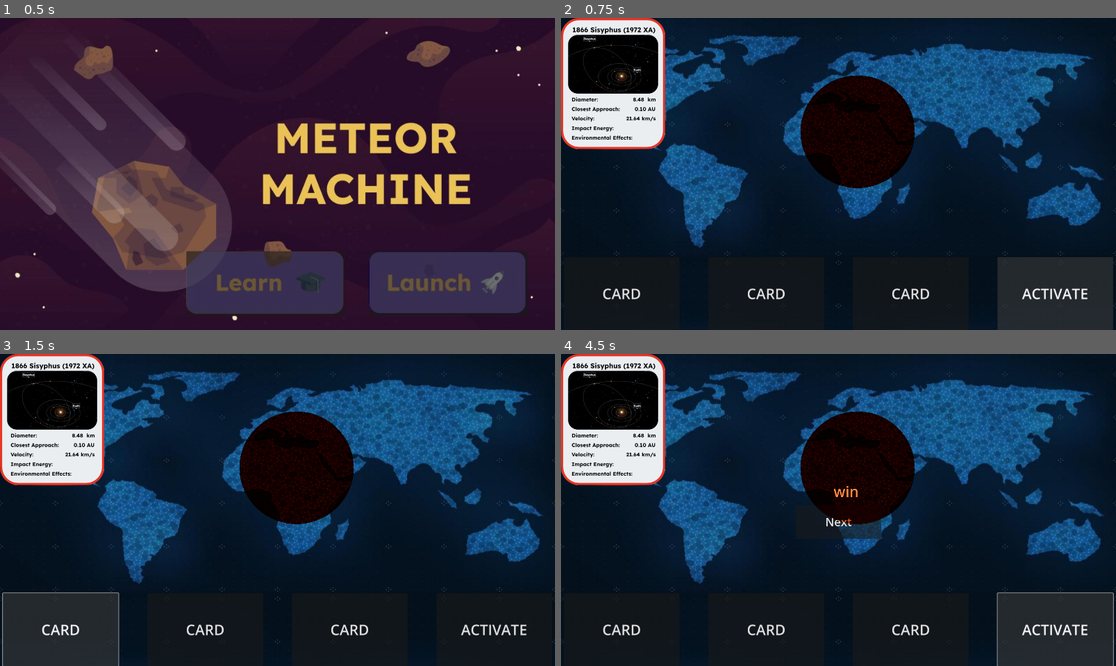
Above: before the commit, frames 1-4 (two rows, left to right).
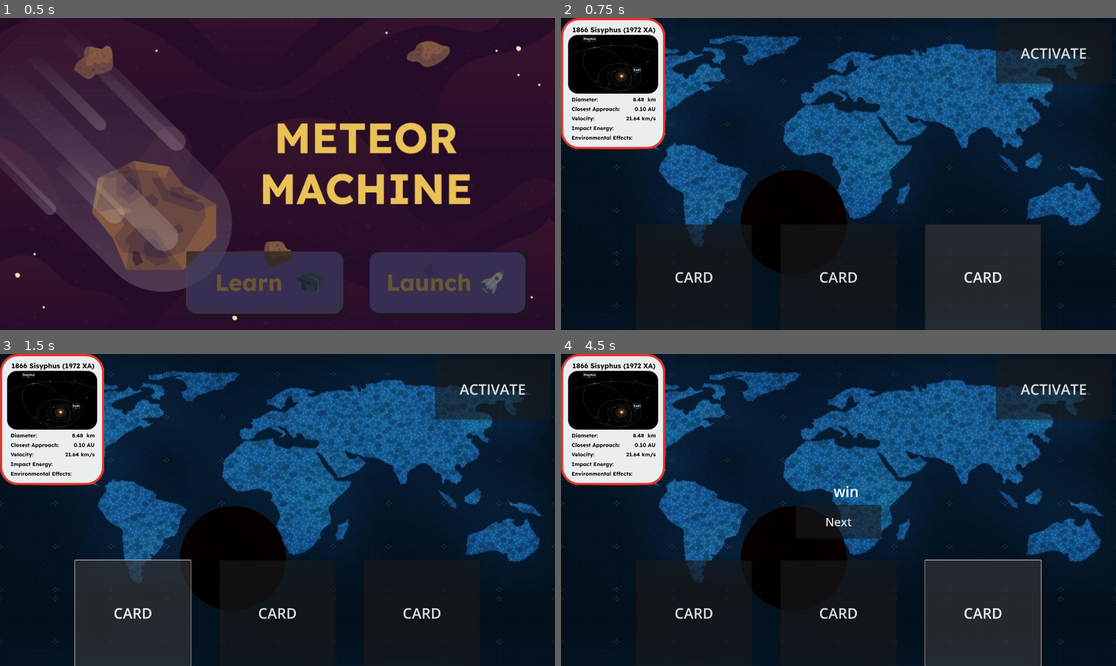
Above: after the commit, the same moments.

Repository: ian2102/Meteor-Machine
Game: Godot game, scene res://Scenes/app.tscn
Two runs of this game, one before a commit and one after it. Both use one fixed random seed, a clock stepped at 60 frames per second and the inputs below.
Inputs (mouse positions are in pixels of both pictures, inside the frame that each line leads up to):
- Up to frame 1 (0.5 s): no input
- Up to frame 2 (0.75 s): click (1010, 283) at 0.5 s
- Up to frame 3 (1.5 s): click "CARD" at 1.25 s
- Up to frame 4 (4.5 s): click "CARD" at 2 s; click "CARD" at 2.75 s; click "ACTIVATE" at 3.5 s; click (1010, 619) at 4.25 s

Frame 1 is identical in both runs. In frame 2, 18% of the frame differs, in the area x 7-100%, y 5-100%; in frame 3, 18%, in the area x 0-96%, y 5-100%; in frame 4, 18%.

Commit message:
Added card loading

Diff:
--- a/Scenes/launch.tscn
+++ b/Scenes/launch.tscn
@@ -2,7 +2,7 @@
 
 [ext_resource type="Script" uid="uid://b5bjbjh4lk774" path="res://Scripts/launch.gd" id="1_jw84x"]
 [ext_resource type="Texture2D" uid="uid://do1rjn4m5glov" path="res://Assets/LaunchMap.jpg" id="2_nrqhf"]
-[ext_resource type="Texture2D" uid="uid://cvpgqgx1r3n34" path="res://Assets/cards/1.png" id="3_y0xra"]
+[ext_resource type="Texture2D" uid="uid://cvpgqgx1r3n34" path="res://Assets/cards/asteroids/1_red.png" id="3_y0xra"]
 [ext_resource type="PackedScene" uid="uid://dmk1cg1yljy5r" path="res://Scenes/hit_marker.tscn" id="4_y0xra"]
 
 [node name="Launch" type="Control"]
@@ -35,6 +35,13 @@
 grow_horizontal = 2
 grow_vertical = 2
 texture = ExtResource("2_nrqhf")
+
+[node name="HitMarker" parent="." instance=ExtResource("4_y0xra")]
+layout_mode = 1
+offset_left = 661.0
+offset_top = 192.0
+offset_right = -259.0
+offset_bottom = 112.0
 
 [node name="AsteroidCard" type="TextureRect" parent="."]
 layout_mode = 1
@@ -86,7 +93,7 @@
 anchor_top = 1.0
 anchor_right = 1.0
 anchor_bottom = 1.0
-offset_top = -252.0
+offset_top = -366.0
 grow_horizontal = 2
 grow_vertical = 0
 theme_override_constants/separation = 100
@@ -113,23 +120,20 @@
 theme_override_font_sizes/font_size = 50
 text = "CARD"
 
-[node name="Activate" type="Button" parent="HBoxContainer"]
+[node name="Activate" type="Button" parent="."]
 custom_minimum_size = Vector2(400, 0)
-layout_mode = 2
+layout_mode = 0
+offset_left = 1505.0
+offset_top = 17.0
+offset_right = 1905.0
+offset_bottom = 227.0
 size_flags_horizontal = 4
 theme_override_font_sizes/font_size = 50
 text = "ACTIVATE"
-
-[node name="HitMarker" parent="." instance=ExtResource("4_y0xra")]
-layout_mode = 1
-offset_left = 661.0
-offset_top = 192.0
-offset_right = 661.0
-offset_bottom = 192.0
 
 [connection signal="request_completed" from="HTTPRequest" to="." method="_on_http_request_request_completed"]
 [connection signal="button_down" from="NextButton" to="." method="_on_next_button_button_down"]
 [connection signal="button_down" from="HBoxContainer/Button1" to="." method="_on_button_1_button_down"]
 [connection signal="button_down" from="HBoxContainer/Button2" to="." method="_on_button_2_button_down"]
 [connection signal="button_down" from="HBoxContainer/Button3" to="." method="_on_button_3_button_down"]
-[connection signal="button_down" from="HBoxContainer/Activate" to="." method="_on_activate_button_down"]
+[connection signal="button_down" from="Activate" to="." method="_on_activate_button_down"]
--- a/Scripts/launch.gd
+++ b/Scripts/launch.gd
@@ -10,24 +10,47 @@
 const HIT_MARKER = preload("res://Scenes/hit_marker.tscn")
 
 var current_asteroid_index = 0
+var selected_card = 0
+var selected_card_index = 0
 
-var current_card = 0
+var asteroids = []
+var cards = []
 
-const _1 = preload("uid://cvpgqgx1r3n34")
-const _2 = preload("uid://0k0qqn6x4l2u")
-const _3 = preload("uid://d1kohb7frrb6i")
-const _4 = preload("uid://def2spo520pc0")
-const _5 = preload("uid://b7rybkt6fsbgt")
+func get_colored_pngs(path: String) -> Array:
+	var results: Array = []
+	var dir := DirAccess.open(path)
+	if dir:
+		dir.list_dir_begin()
+		var file_name = dir.get_next()
+		while file_name != "":
+			if not dir.current_is_dir() and file_name.ends_with(".png"):
+				# Full path to file
+				var full_path = path.path_join(file_name)
 
-var asteroids = [_1, _2, _3, _4, _5]
+				# Load texture
+				var texture: Texture2D = load(full_path)
+
+				# Extract color (string between "_" and ".png")
+				# Example: "1_red.png" -> "red"
+				var parts = file_name.split("_")
+				if parts.size() > 1:
+					var color_part = parts[1].replace(".png", "")
+					results.append([texture, color_part])
+			file_name = dir.get_next()
+		dir.list_dir_end()
+	else:
+		push_error("Could not open folder: " + path)
+	return results
+
 
 func _ready():
+	asteroids = get_colored_pngs("res://Assets/cards/asteroids/")
+	cards = get_colored_pngs("res://Assets/cards/defense/")
 	var pos = get_random_position()
 	hit_marker.position = pos
 
-
-var screen_width = 1920 / 0.9
-var screen_height = (1080 - 300) / 0.9
+var screen_width = (1920 - 300) / 0.9
+var screen_height = (1080 - 600) / 0.9
 
 func get_random_position() -> Vector2:
 	var x = randi_range(0, screen_width - 1)
@@ -36,15 +59,15 @@
 
 
 func _on_button_1_button_down() -> void:
-	current_card = 1
+	selected_card = 1
 
 
 func _on_button_2_button_down() -> void:
-	current_card = 2
+	selected_card = 2
 
 
 func _on_button_3_button_down() -> void:
-	current_card = 3
+	selected_card = 3
 
 
 func _on_activate_button_down() -> void:
@@ -60,7 +83,7 @@
 
 func _on_next_button_button_down() -> void:
 	current_asteroid_index = (current_asteroid_index + 1) % asteroids.size()
-	asteroid_card.texture = asteroids[current_asteroid_index]
+	asteroid_card.texture = asteroids[current_asteroid_index][0]
 	status_label.hide()
 	next_button.hide()
 
--- a/Scripts/learn.gd
+++ b/Scripts/learn.gd
@@ -18,9 +18,24 @@
 	for object in json["near_earth_objects"]:
 		#print(object["name"])
 		asteroids.append(object)
+	update_info()
 
+func update_info():
 	learn_card.title.text = asteroids[current_index]["name"]
-	learn_card.info.text = str(asteroids[current_index].keys())
+	var neo_reference_id = asteroids[current_index]["neo_reference_id"]
+	var designation = asteroids[current_index]["designation"]
+	var estimated_diameter = asteroids[current_index]["estimated_diameter"]
+	var is_potentially_hazardous_asteroid = asteroids[current_index]["is_potentially_hazardous_asteroid"]
+	learn_card.info.text = "neo_reference_id: "
+	learn_card.info.text += neo_reference_id + "\n"
+	learn_card.info.text += "designation: "
+	learn_card.info.text += designation + "\n"
+	#learn_card.info.text = "estimated_diameter: "
+	#learn_card.info.text += estimated_diameter + "\n"
+	learn_card.info.text += "is_potentially_hazardous_asteroid: "
+	learn_card.info.text += str(is_potentially_hazardous_asteroid) + "\n"
+	#["links", "id", "neo_reference_id", "name", "name_limited", "designation", "nasa_jpl_url", "absolute_magnitude_h", "estimated_diameter", "is_potentially_hazardous_asteroid", "close_approach_data", "orbital_data", "is_sentry_object"]
+
 
 func _on_asteroids_button_down() -> void:
 	print("hello")
@@ -35,10 +50,8 @@
 
 func _on_button_left_button_down() -> void:
 	current_index = (current_index - 1 + asteroids.size()) % asteroids.size()
-	learn_card.title.text = asteroids[current_index]["name"]
-	learn_card.info.text = str(asteroids[current_index].keys())
+	update_info()
 
 func _on_button_right_button_down() -> void:
 	current_index = (current_index + 1) % asteroids.size()
-	learn_card.title.text = asteroids[current_index]["name"]
-	learn_card.info.text = str(asteroids[current_index].keys())
+	update_info()
Renamed: Assets/cards/1.png -> Assets/cards/asteroids/1_red.png
Not shown, changed: Assets/cards/asteroids/1_red.png.import
Renamed: Assets/cards/2.png -> Assets/cards/asteroids/2_red.png
Not shown, added: Assets/cards/asteroids/2_red.png.import
Renamed: Assets/cards/3.png -> Assets/cards/asteroids/3_red.png
Not shown, changed: Assets/cards/asteroids/3_red.png.import
Renamed: Assets/cards/4.png -> Assets/cards/asteroids/4_red.png
Not shown, added: Assets/cards/asteroids/4_red.png.import
Renamed: Assets/cards/5.png -> Assets/cards/asteroids/5_red.png
Not shown, added: Assets/cards/asteroids/5_red.png.import
Binary file added: Assets/cards/defense/1_green.png
Not shown, changed: Assets/cards/defense/1_green.png.import
(and 10 more such lines)
